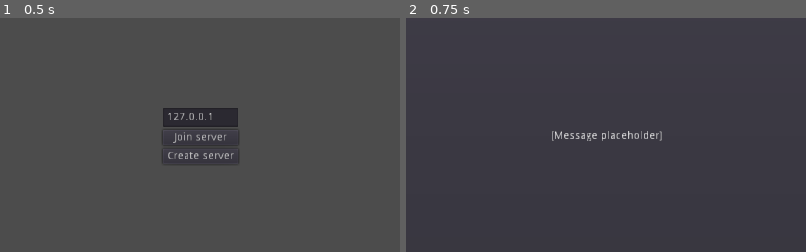
Above: before the commit, frames 1-2 (left to right).
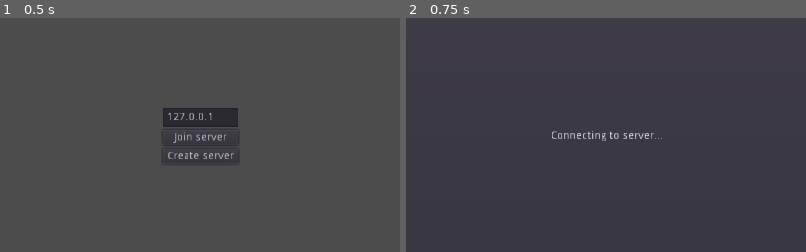
Above: after the commit, the same moments.

Repository: zDonik1/ProjectD
Game: Godot game, scene res://scenes/main.tscn
Same seed, same stepped clock (60 frames per second), same inputs: the game is played once before the commit and once after it.
Inputs:
- Up to frame 1 (0.5 s): no input
- Up to frame 2 (0.75 s): click "Join server" at 0.5 s
The pictures show only the part of the screen within x 25-75%, y 25-75%; the shares and areas given below are measured in that part.

Frame 1 is identical in both runs. In frame 2, 0.5% of the frame differs, in the area x 36-64%, y 48-53%.

Commit message:
feat(main_menu): connecting message is set to Connecting to server...

Diff:
--- a/scripts/main_menu.gd
+++ b/scripts/main_menu.gd
@@ -25,6 +25,7 @@
 func _join_server_button_pressed():
 	var message = preload("res://scenes/screen_message.tscn").instance()
 	message.name = "ConnectingMessage"
+	message.message = "Connecting to server..."
 	get_parent().add_child(message)
 
 	get_node("../Lobby").join_server()
--- a/test/unit/test_main_menu.gd
+++ b/test/unit/test_main_menu.gd
@@ -70,6 +70,10 @@
 		main_menu.get_parent().has_node("ConnectingMessage"),
 		"check that ConnectingMessage node was created"
 	)
+	assert_eq(
+		main_menu.get_parent().get_node("ConnectingMessage").message,
+		"Connecting to server..."
+	)
 
 
 func test_pressing_join_server_button_joins_server_in_lobby():
